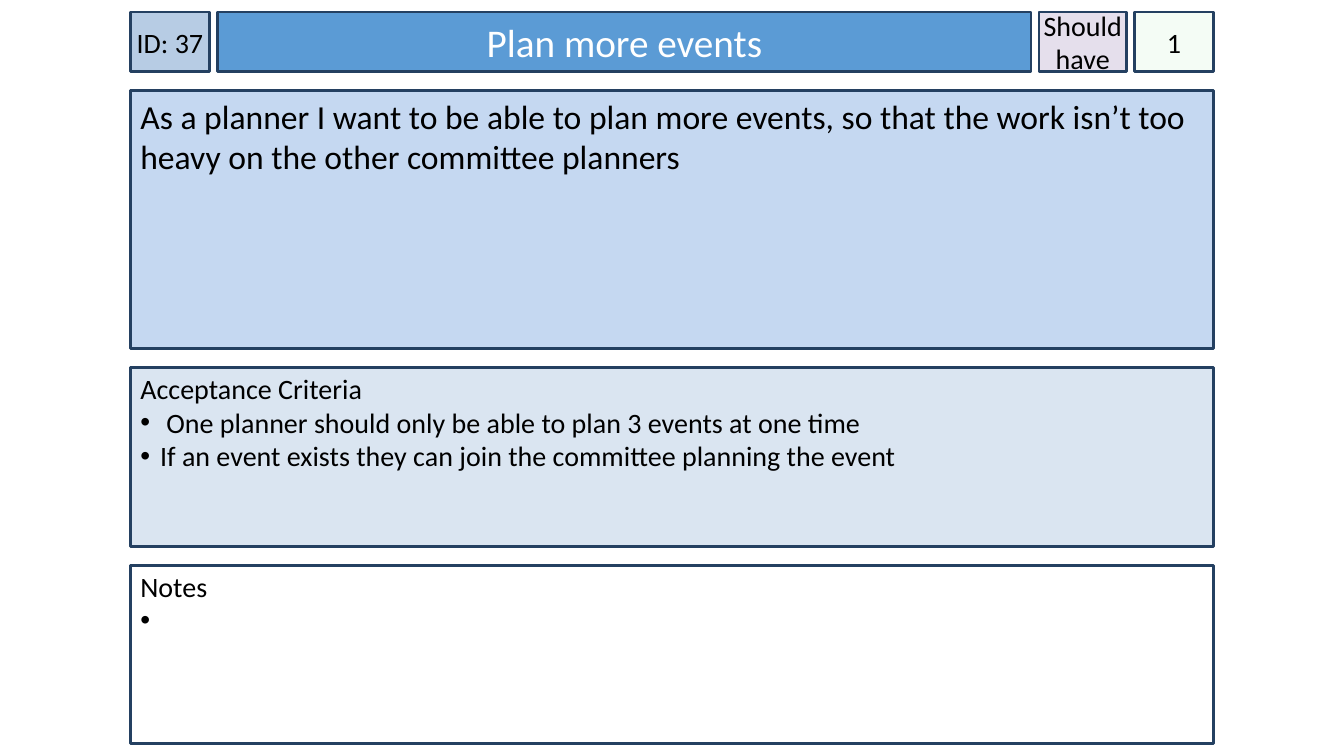
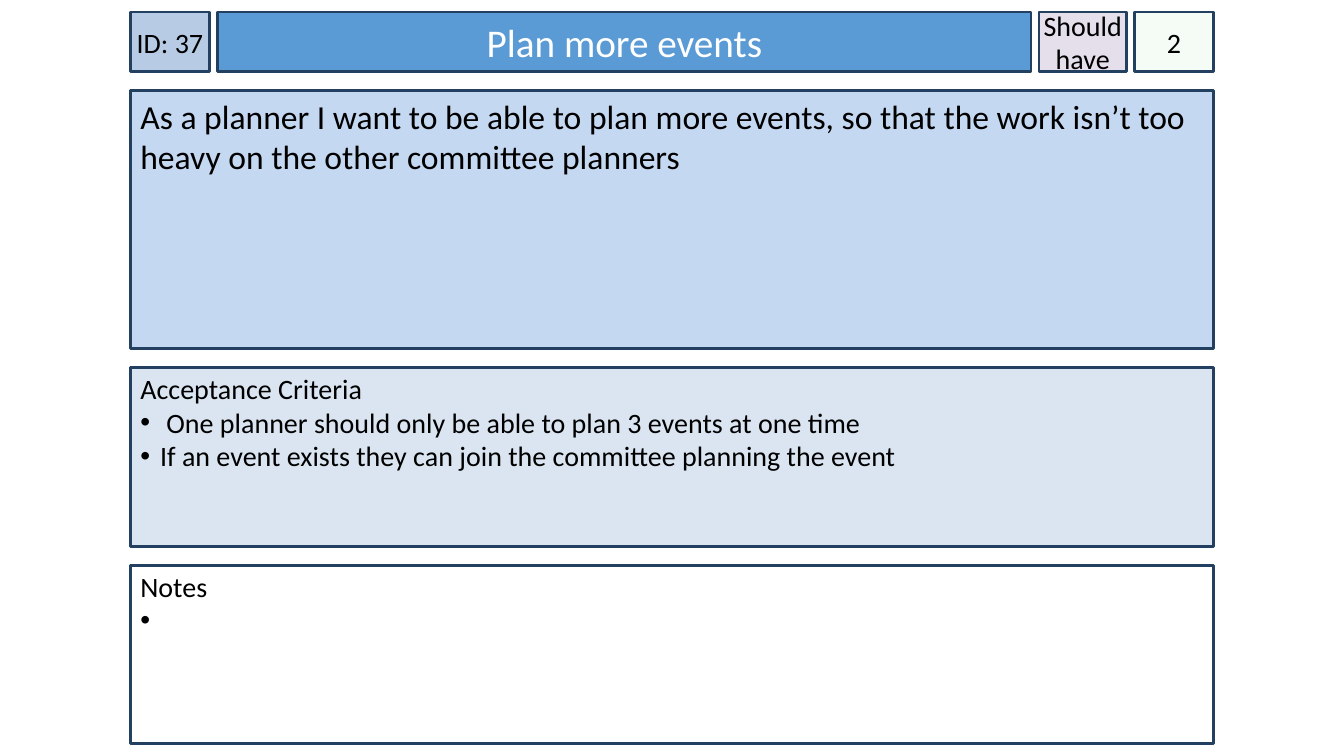
Before and after one commit to gcaba3/IFB299-Group23, a slide deck: slide 21 of New user stories.pptx. Drawn at 1344x756 pixels with LibreOffice and Linux fonts; fonts in the diff are those of the drawing. Boxes give left, top, right and bottom in pixels: in the first picture for what was removed or moved away, otherwise in the second. Text is boxed around its words. In the diff, an @@ line names an element or a change of style, - is before the commit and + after.

```diff
--- a/New user stories.pptx
+++ b/New user stories.pptx
@@ text in rectangle at [1167,35,1181,53]: text changed @@
-1
+2
```
Also in this commit, not shown: 2 other slides changed, 7 other files.
